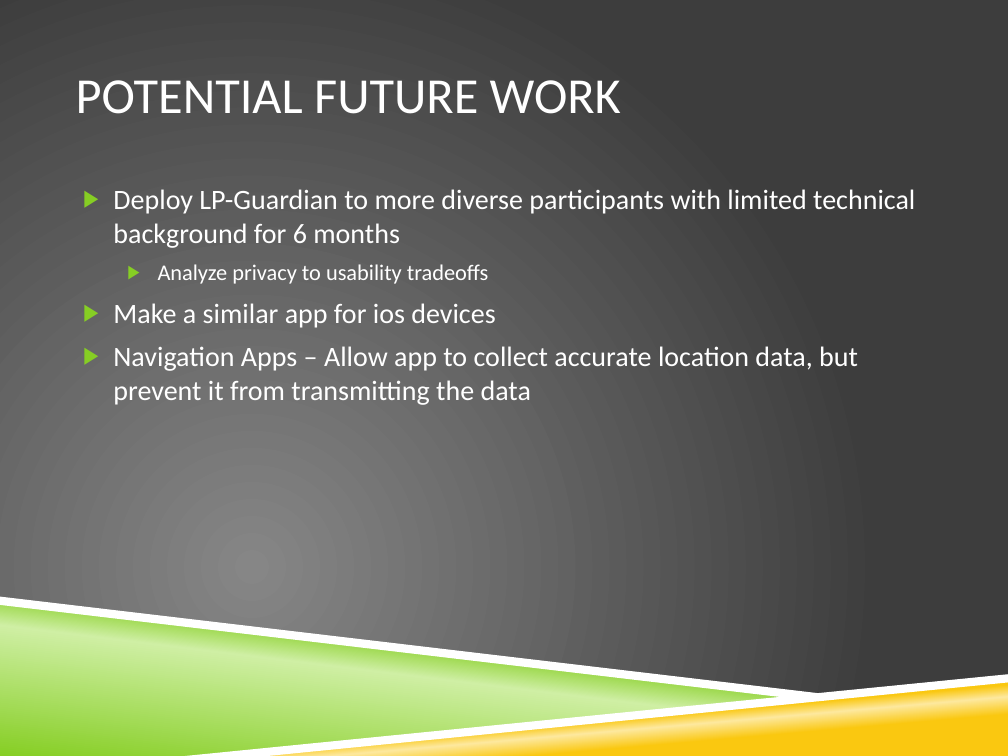
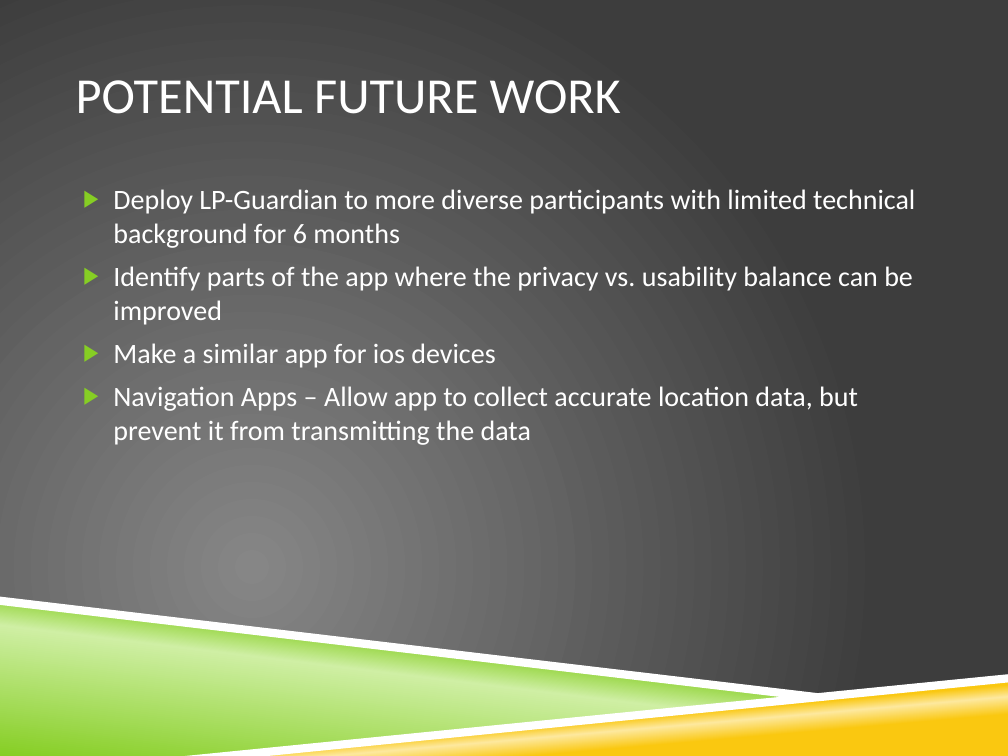
Before and after one commit to vfasburg/cse_825, a slide deck: slide 10 of PaperPresentation/Paper_Presentation_Fasburg_Reiff_Thomas.pptx. Drawn at 1008x756 pixels with LibreOffice and Linux fonts; fonts in the diff are those of the drawing; background and template pictures are left out. Boxes give left, top, right and bottom in pixels: in the first picture for what was removed or moved away, otherwise in the second. Text is boxed around its words. In the diff, an @@ line names an element or a change of style, - is before the commit and + after.

Commit message:
Added future work

```diff
--- a/PaperPresentation/Paper_Presentation_Fasburg_Reiff_Thomas.pptx
+++ b/PaperPresentation/Paper_Presentation_Fasburg_Reiff_Thomas.pptx
@@ text at [113, 266, 913, 325]: text changed; size 16 to 20 pt @@
-  ▶ Analyze privacy to usability tradeoffs
+▶ Identify parts of the app where the privacy vs. usability balance can be improved
```
